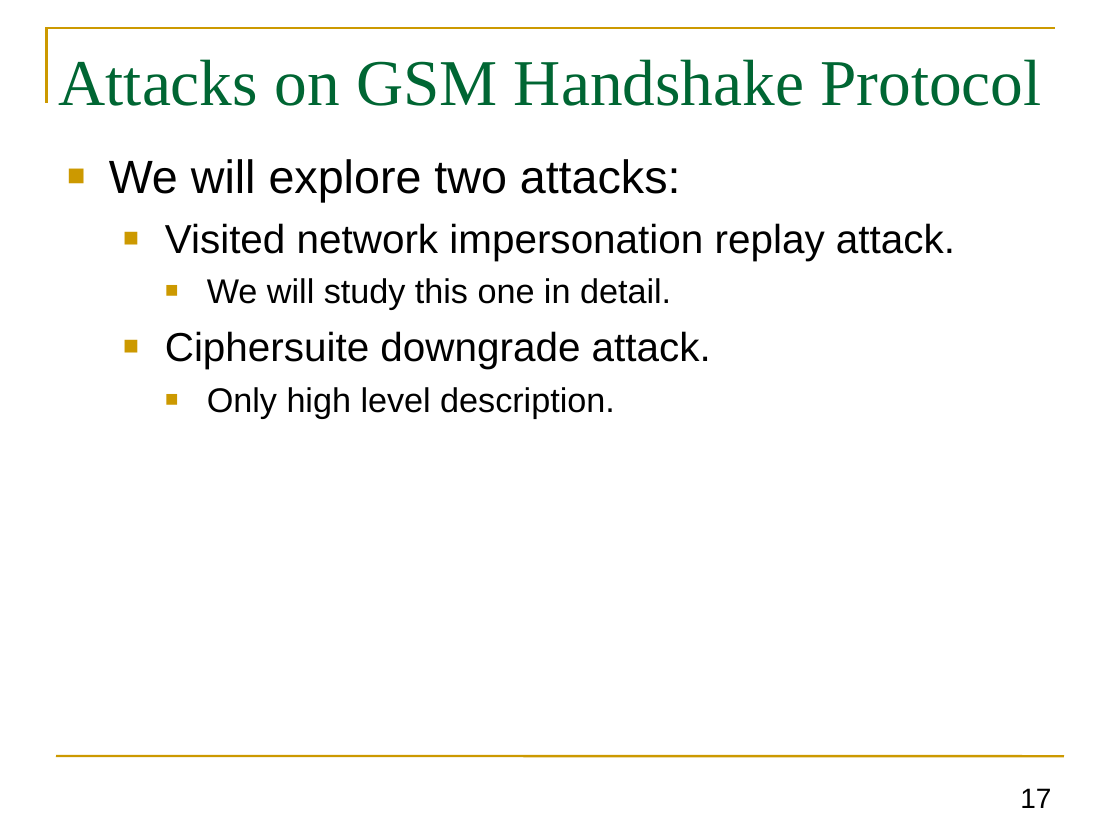
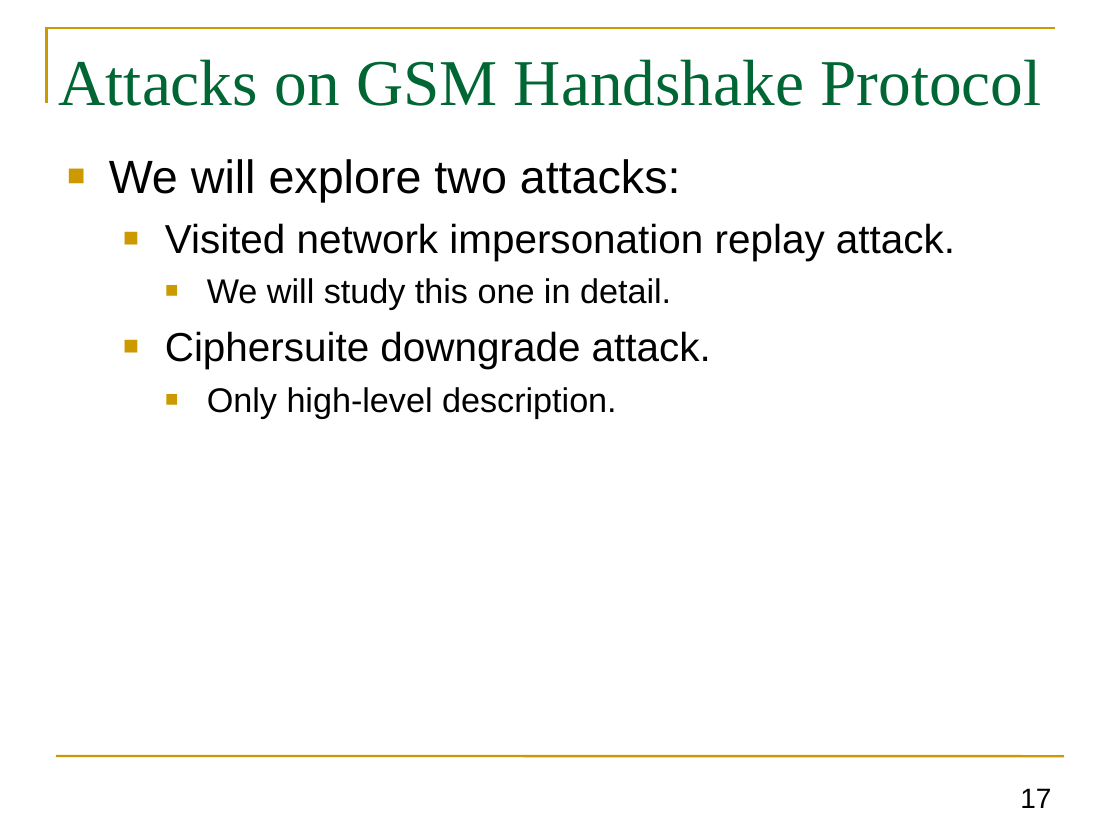
Before and after one commit to GhadaAlmashaqbeh/GhadaAlmashaqbeh.github.io, a slide deck: slide 17 of courses/cse3400-f2026/lecture9.pptx. Drawn at 1120x840 pixels with LibreOffice and Linux fonts; fonts in the diff are those of the drawing. Boxes give left, top, right and bottom in pixels: in the first picture for what was removed or moved away, otherwise in the second. Text is boxed around its words. In the diff, an @@ line names an element or a change of style, - is before the commit and + after.

```diff
--- a/courses/cse3400-f2026/lecture9.pptx
+++ b/courses/cse3400-f2026/lecture9.pptx
@@ text at (207, 387, 617, 418): text changed @@
-    ■ Only high level description.
+    ■ Only high-level description.
```
Also in this commit, not shown: 7 other slides changed, 15 other files.
